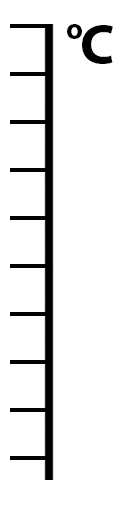
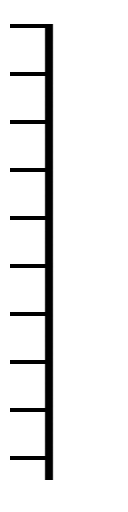
Two versions of the same layered image (128px x 512px). Layer-by-layer changes:
removed layer "C" over [82, 25, 113, 64]
removed layer "o" over [67, 24, 82, 39]
